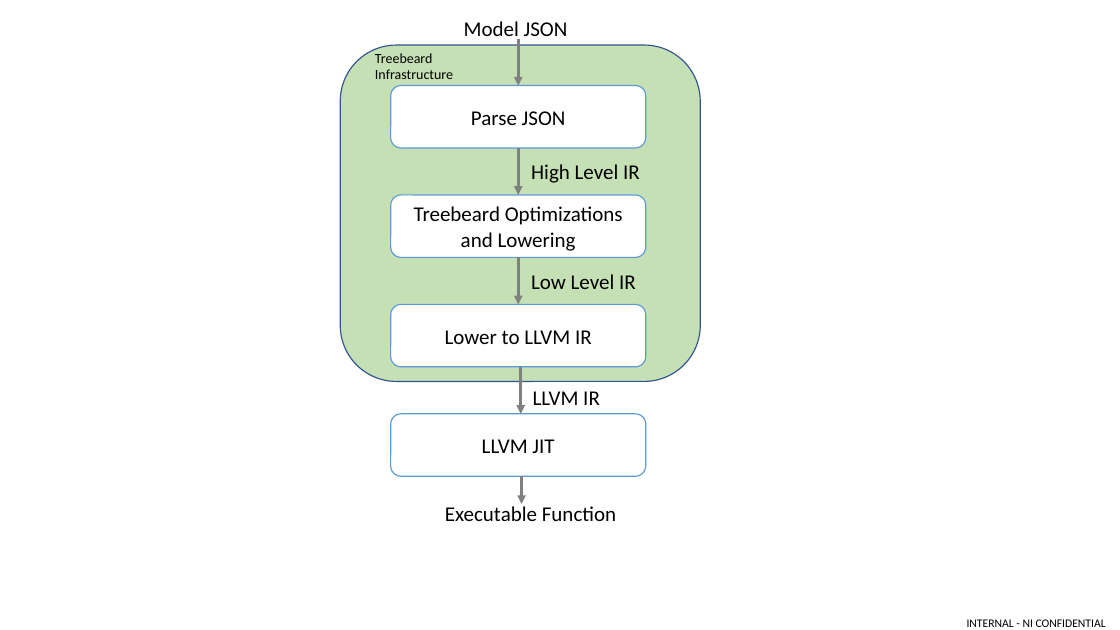
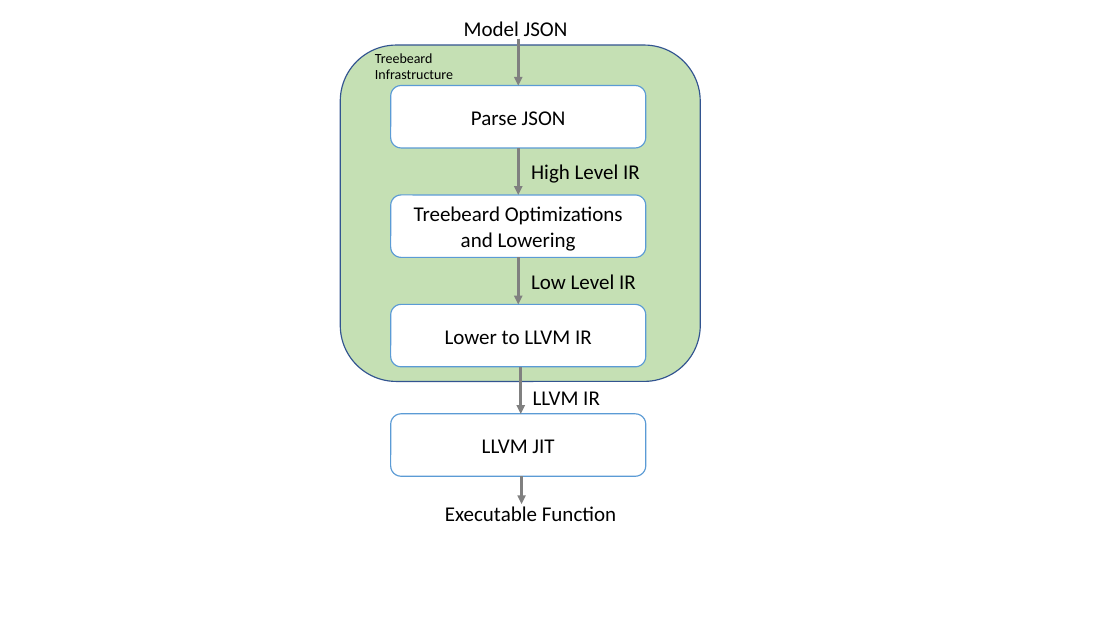
Before and after one commit to asprasad/treebeard, a slide deck: slide 1 of docs/MICRO 2022/figures/Figures.pptx. Drawn at 1120x630 pixels with LibreOffice and Linux fonts; fonts in the diff are those of the drawing. Boxes give left, top, right and bottom in pixels: in the first picture for what was removed or moved away, otherwise in the second. Text is boxed around its words. In the diff, an @@ line names an element or a change of style, - is before the commit and + after.

```diff
--- a/docs/MICRO 2022/figures/Figures.pptx
+++ b/docs/MICRO 2022/figures/Figures.pptx
@@ text removed at [967, 619, 1106, 627] @@
-INTERNAL - NI CONFIDENTIAL
```
Also in this commit, not shown: 1 other slide changed, 2 other files.
